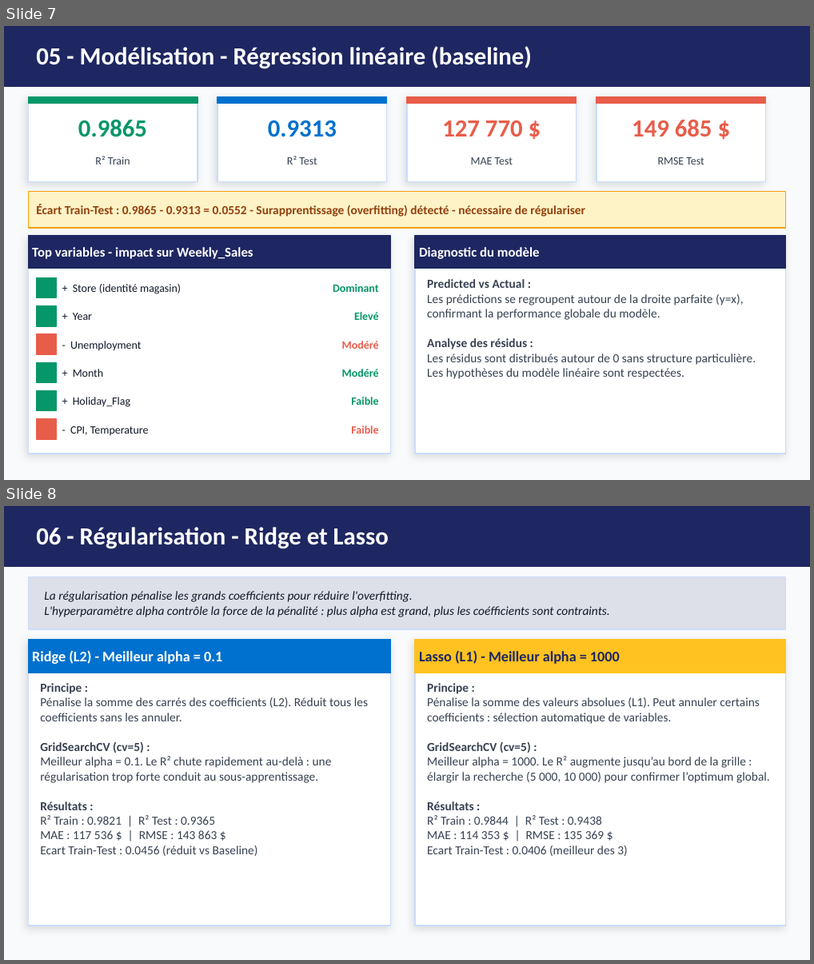
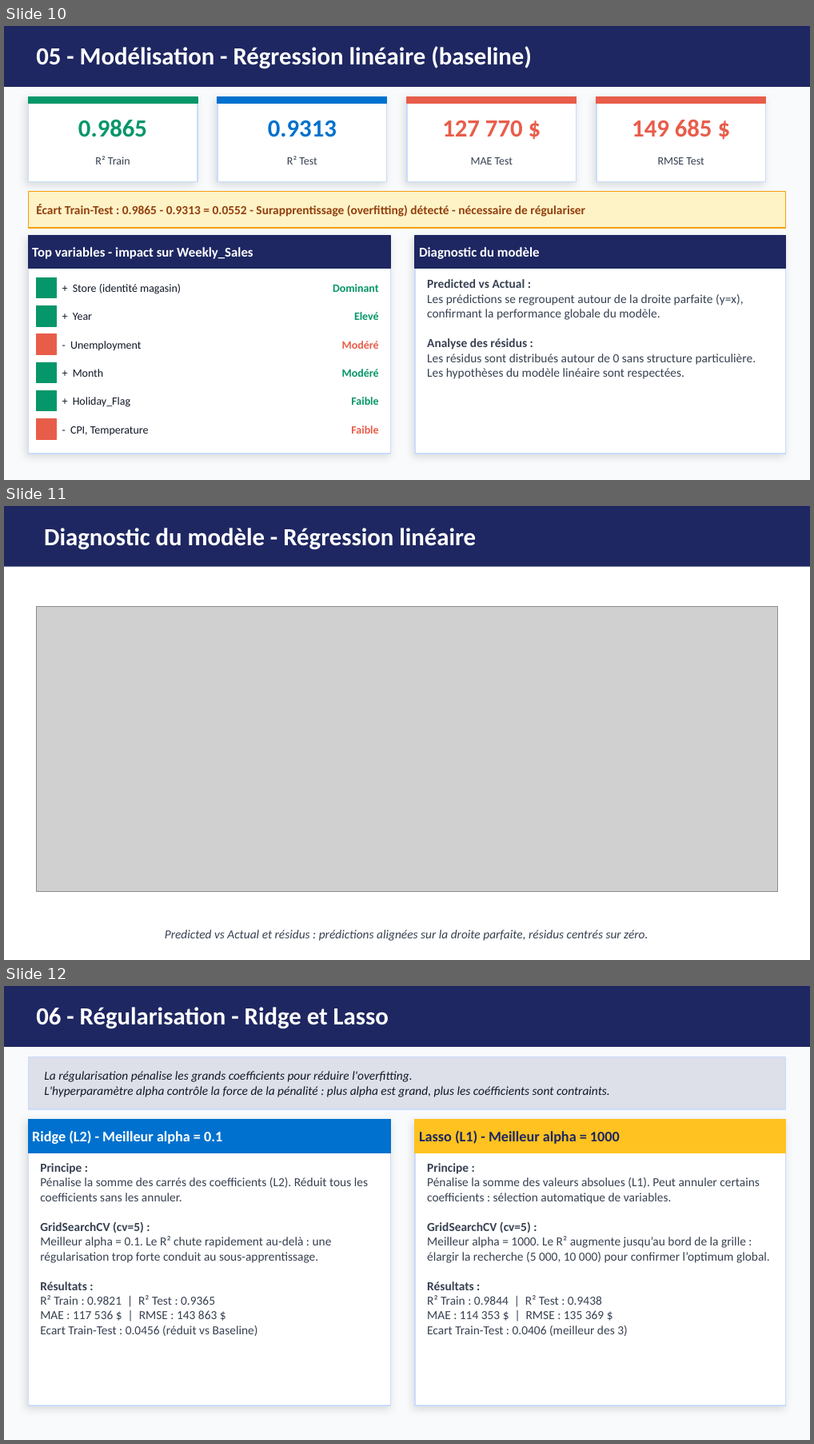
Before and after one commit to AichaFa/2-Projets-Fullstack, a slide deck: 3-Apprentissage automatique/1-soldes Walmart/doc/Walmart_Presentation.pptx. Shown one above the other, each under a label of ours: slides 7 and 8 before the commit, slides 10, 11 and 12 after it. The pictures are 814x964 and 814x1444 pixels, drawn with LibreOffice and Linux fonts; fonts in the diff are those of the drawing; grey boxes stand for pictures. Boxes give left, top, right and bottom in pixels: in the first picture for what was removed or moved away, otherwise in the second. Text is boxed around its words. In the diff, an @@ line names an element or a change of style, - is before the commit and + after.

```diff
--- a/3-Apprentissage automatique/1-soldes Walmart/doc/Walmart_Presentation.pptx
+++ b/3-Apprentissage automatique/1-soldes Walmart/doc/Walmart_Presentation.pptx
@@ slide 11 added at [4,506,810,960], background #FFFFFF @@
@@ rectangle added at [4,506,810,567], fill #1E2761 @@
@@ text added at [44,528,476,550], 22 pt, text #FFFFFF, bold @@
+Diagnostic du modèle - Régression linéaire
@@ picture added at [36,607,778,892] @@
@@ text added at [165,929,648,940], 11 pt, text #374151, italic @@
+Predicted vs Actual et résidus : prédictions alignées sur la droite parfaite, résidus centrés sur zéro.
@@ what was slide 7 is now slide 10 @@
@@ what was slide 8 is now slide 12 @@
```
Also in this commit, not shown: 4 other slides added, 1 other file.
